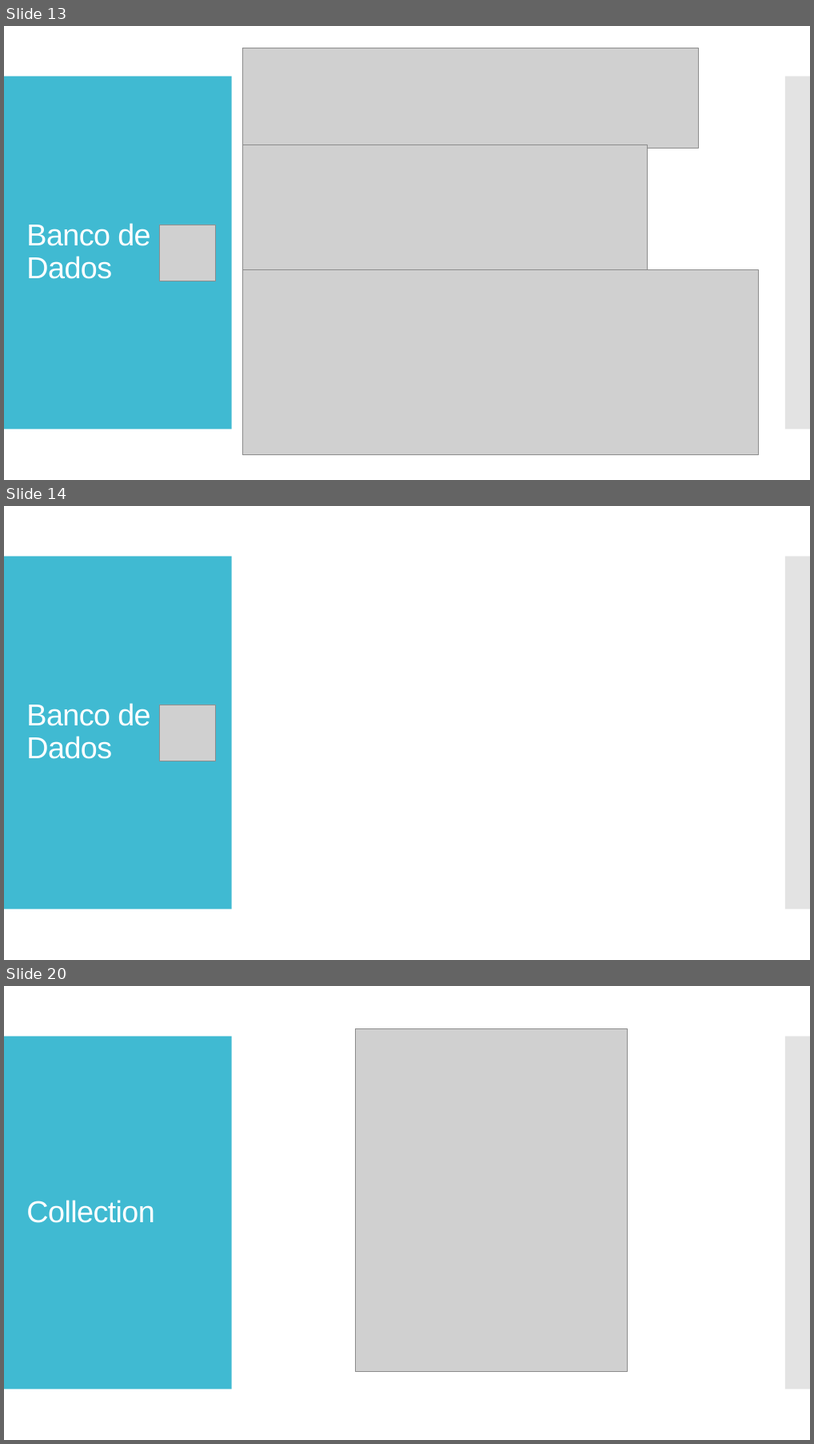
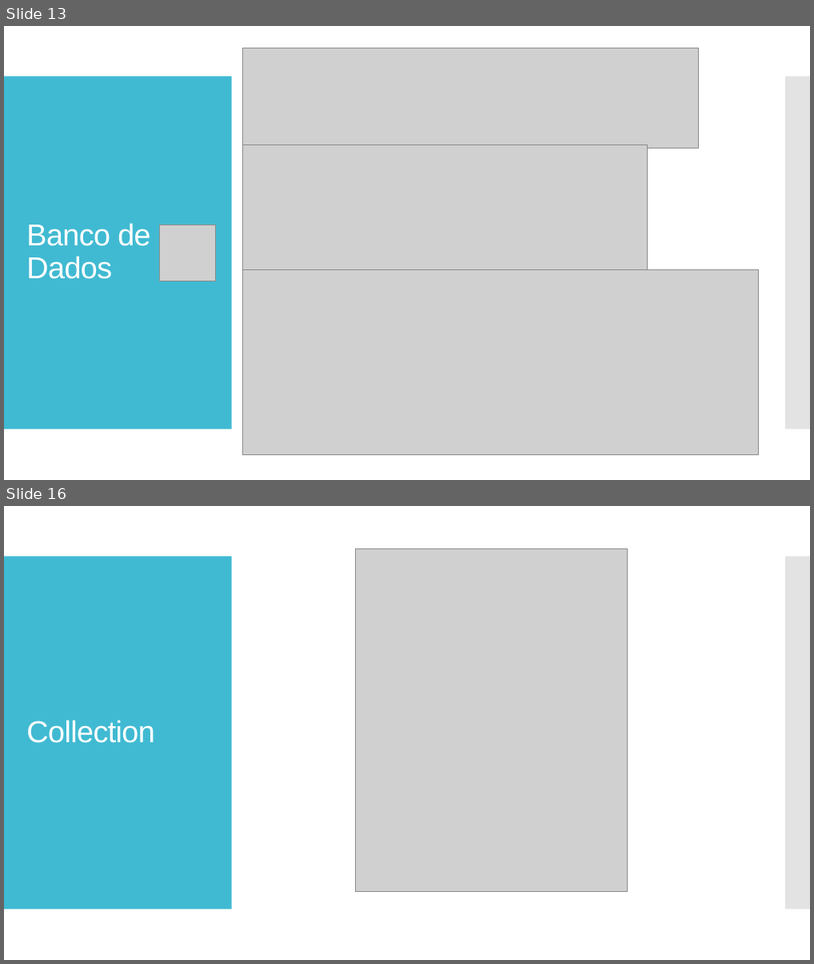
Before and after one commit to arthurnovello/site-fablab-maua, a slide deck: Apresentação.pptx. Shown one above the other, each under a label of ours: slides 13, 14 and 20 before the commit, slides 13 and 16 after it; the slides between them are not shown. The pictures are 814x1444 and 814x964 pixels, drawn with LibreOffice and Linux fonts; fonts in the diff are those of the drawing; grey boxes stand for pictures. Boxes give left, top, right and bottom in pixels: in the first picture for what was removed or moved away, otherwise in the second. Text is boxed around its words. In the diff, an @@ line names an element or a change of style, - is before the commit and + after.

```diff
--- a/Apresentação.pptx
+++ b/Apresentação.pptx
@@ slide 14 removed at bbox=[4, 506, 810, 960], background #FFFFFF; not listed: 2 template elements that a slide beside it also shows @@
@@ title removed at bbox=[26, 703, 150, 759] @@
-Banco de Dados
@@ picture removed at bbox=[159, 704, 216, 760] @@
@@ what was slide 20 is now slide 16 @@
```
Also in this commit, not shown: 1 slide changed, 1 slide added, 4 other slides removed.
